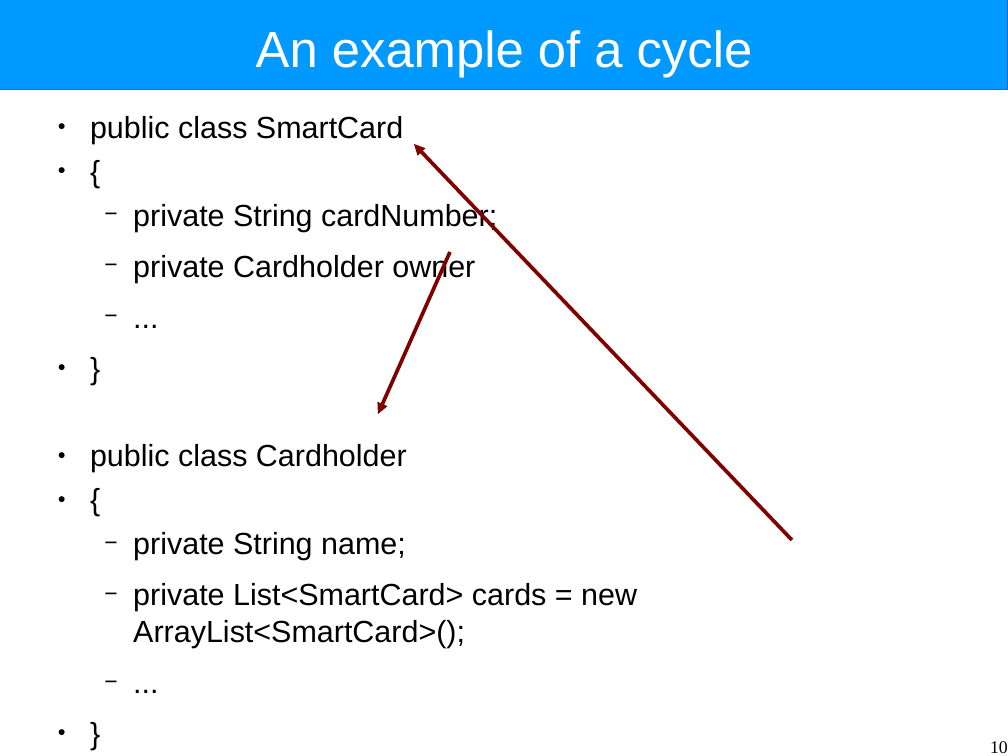
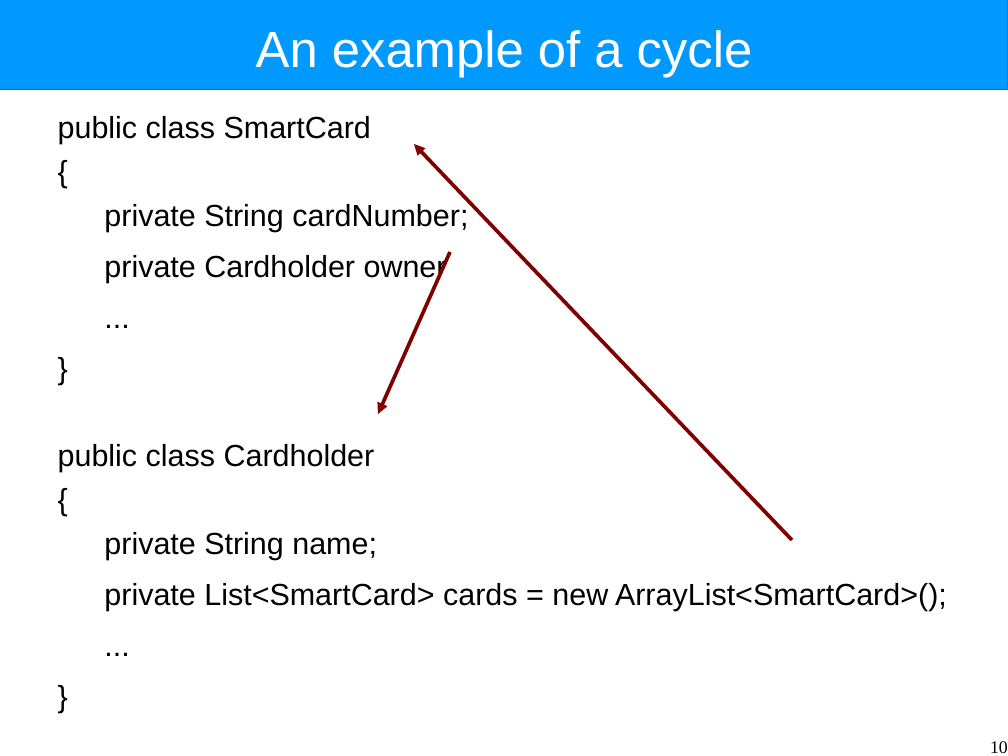
Before and after one commit to Intrinsarc/intrinsarc-evolve, a slide deck: slide 10 of Academic Work/lectures/system-structure.odp. Drawn at 1008x756 pixels with LibreOffice and Linux fonts; fonts in the diff are those of the drawing. Boxes give left, top, right and bottom in pixels: in the first picture for what was removed or moved away, otherwise in the second. Text is boxed around its words. In the diff, an @@ line names an element or a change of style, - is before the commit and + after.

```diff
--- a/Academic Work/lectures/system-structure.odp
+++ b/Academic Work/lectures/system-structure.odp
@@ text "public class SmartCard" at [58, 116, 947, 611]: bullet ● to none; bullet − to none; list level 2 to 1 in "private String cardNumber;"; list level 2 to 1 in "private Cardholder owner"; list level 2 to 1 in "..."; list level 2 to 1 in "private String name;"; list level 2 to 1 in "private List<SmartCard> cards = new ..." @@
```
Also in this commit, not shown: 13 other slides changed, 1 slide added, 9 other files.
